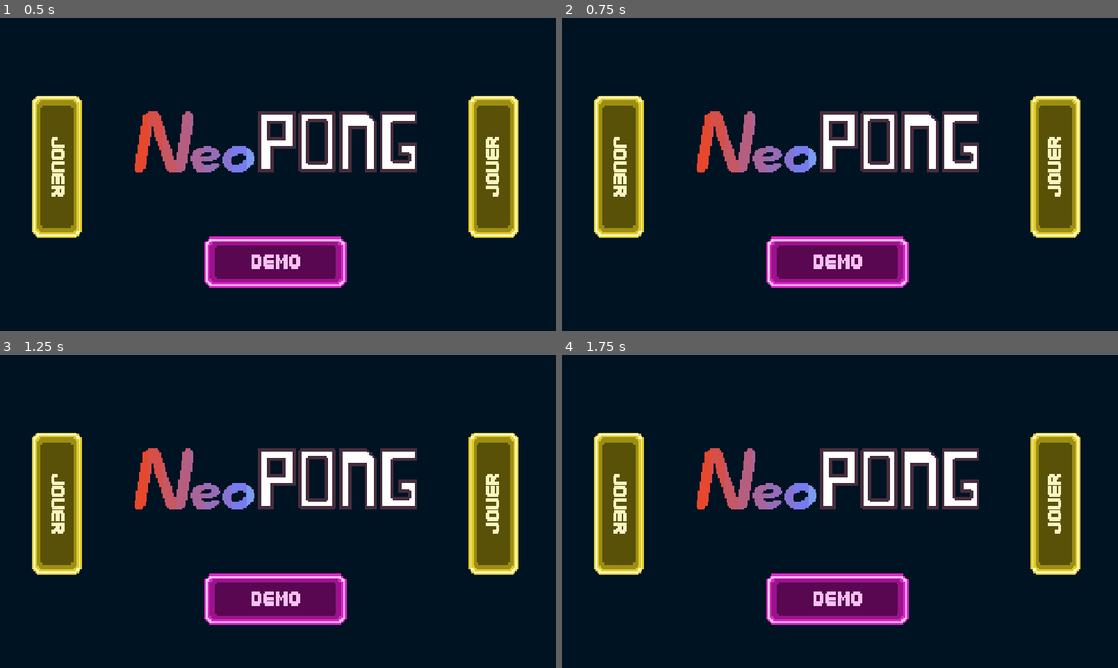
Above: before the commit, frames 1-4 (two rows, left to right).
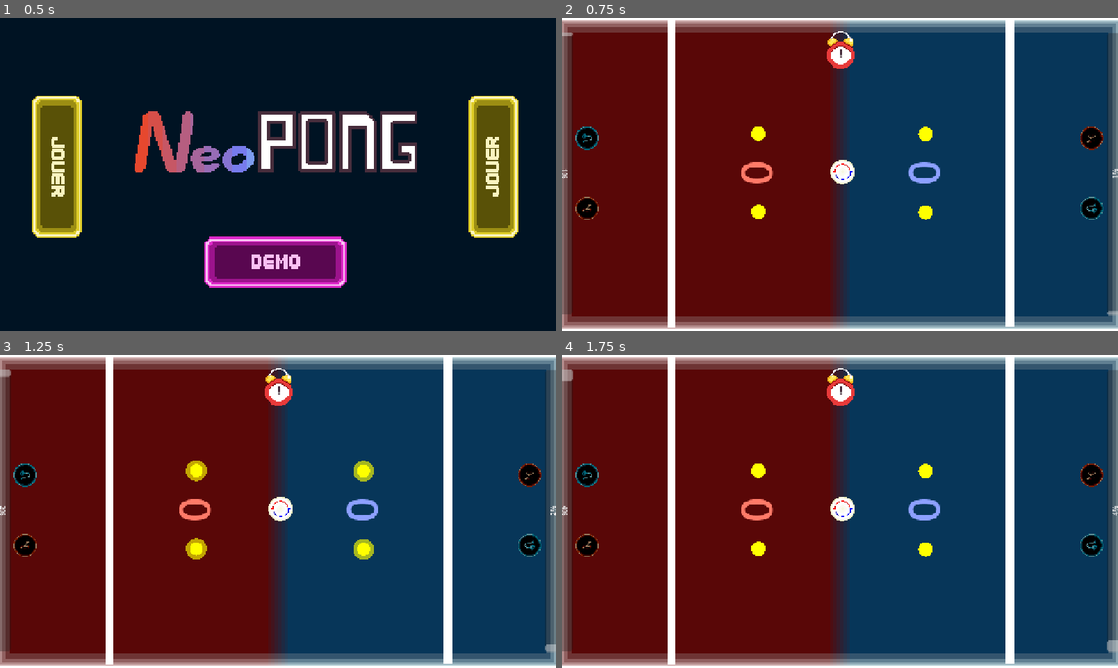
Above: after the commit, the same moments.

Repository: LucieFaure-Beaulande/neopong
Game: Godot game, scene res://UI/titleScreen.tscn
The game is run twice, just before and just after one commit, with the same random seed, the same clock (stepped at 60 frames per second) and the same inputs.
Inputs (mouse positions are in pixels of both pictures, inside the frame that each line leads up to):
- Up to frame 1 (0.5 s): no input
- Up to frame 2 (0.75 s): click (617, 168) at 0.5 s
- Up to frame 3 (1.25 s): no input
- Up to frame 4 (1.75 s): click (617, 505) at 1.27 s

Frame 1 is identical in both runs. In frame 2, 100% of the frame differs, in the area x 0-100%, y 0-100%; in frame 3, 100%; in frame 4, 100%.
Error before the commit: Parse Error: Used space character for indentation instead of tab as used before in the file. (res://Game/board/board.gd:94)

Commit message:
Indentation correction

Diff:
--- a/Game/board/board.gd
+++ b/Game/board/board.gd
@@ -91,9 +91,9 @@
 
 func _on_ball_first_launched() -> void:
 	if game_timer.is_stopped() and not is_game_over:
-  		if not test_mode:
-		    game_timer.start()
-		    clock.play()
+		if not test_mode:
+			game_timer.start()
+			clock.play()
 
 
 func _on_game_timer_timeout() -> void:
--- a/Game/board/board.tscn
+++ b/Game/board/board.tscn
@@ -1213,6 +1213,10 @@
 [node name="vacuum_test_aim_position" type="Marker2D" parent="." unique_id=1271949457]
 position = Vector2(1128, 593)
 
+[connection signal="match_started" from="." to="RebondisseurZoneBleu" method="_on_board_match_started"]
+[connection signal="match_started" from="." to="RebondisseurZoneRouge" method="_on_board_match_started"]
+[connection signal="players_ready" from="RebondisseurZoneBleu" to="." method="_on_rebondisseur_zone_bleu_players_ready"]
+[connection signal="players_ready" from="RebondisseurZoneRouge" to="." method="_on_rebondisseur_zone_rouge_players_ready"]
 [connection signal="animation_finished" from="Clock" to="Clock" method="_on_animation_finished"]
 [connection signal="animation_finished" from="Clock" to="ResultRed" method="_on_clock_animation_finished"]
 [connection signal="animation_finished" from="Clock" to="ResultBlue" method="_on_clock_animation_finished"]
@@ -1220,7 +1224,3 @@
 [connection signal="animation_finished" from="Clock" to="QuitButton" method="_on_clock_animation_finished"]
 [connection signal="pressed" from="ReplayButton" to="ReplayButton" method="_on_pressed"]
 [connection signal="pressed" from="QuitButton" to="QuitButton" method="_on_pressed"]
-[connection signal="match_started" from="." to="RebondisseurZoneBleu" method="_on_board_match_started"]
-[connection signal="match_started" from="." to="RebondisseurZoneRouge" method="_on_board_match_started"]
-[connection signal="players_ready" from="RebondisseurZoneBleu" to="." method="_on_rebondisseur_zone_bleu_players_ready"]
-[connection signal="players_ready" from="RebondisseurZoneRouge" to="." method="_on_rebondisseur_zone_rouge_players_ready"]
